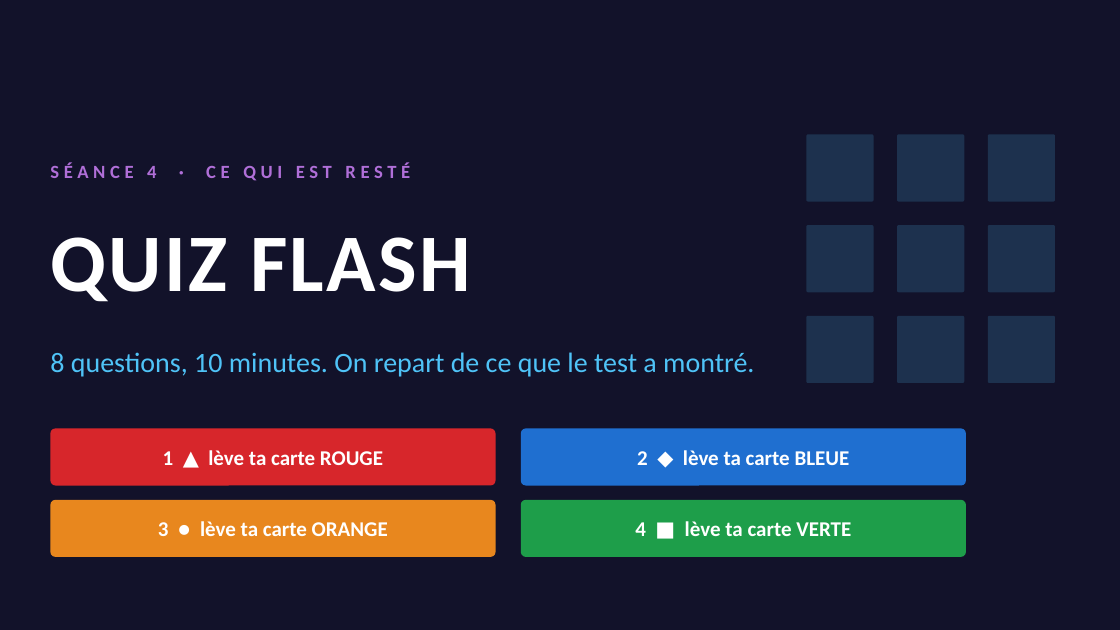
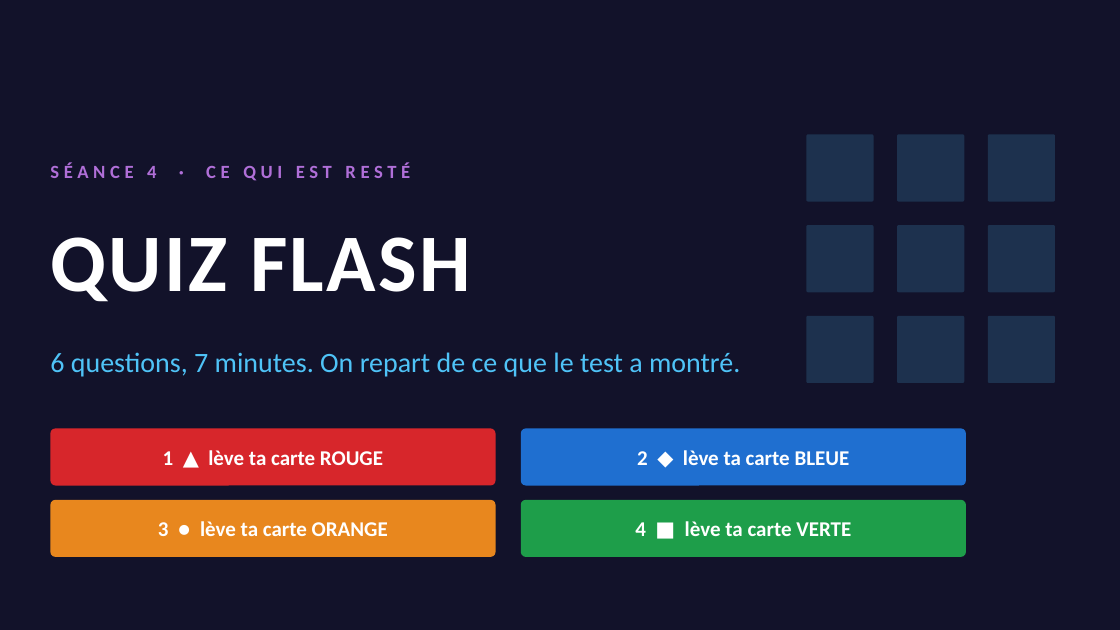
Before and after one commit to koffipierredamien/python-learning, a slide deck: slide 1 of 2-seances/S04-le-jeu-compte/a-projeter/quiz-rappel.pptx. Drawn at 1120x630 pixels with LibreOffice and Linux fonts; fonts in the diff are those of the drawing. Boxes give left, top, right and bottom in pixels: in the first picture for what was removed or moved away, otherwise in the second. Text is boxed around its words. In the diff, an @@ line names an element or a change of style, - is before the commit and + after.

```diff
--- a/2-seances/S04-le-jeu-compte/a-projeter/quiz-rappel.pptx
+++ b/2-seances/S04-le-jeu-compte/a-projeter/quiz-rappel.pptx
@@ text at (50, 352, 740, 377): text changed @@
-8 questions, 10 minutes. On repart de ce que le test a montré.
+6 questions, 7 minutes. On repart de ce que le test a montré.
```
Also in this commit, not shown: 11 other slides changed, 4 slides removed, 15 other files.
